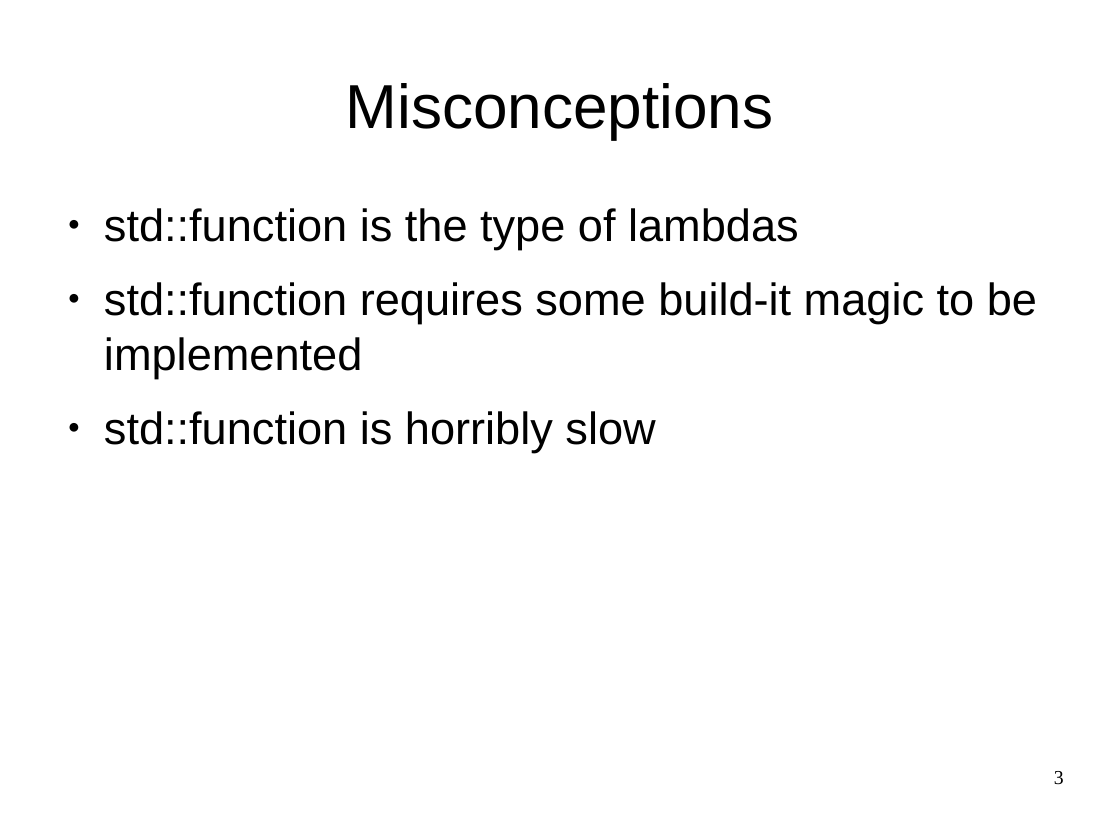
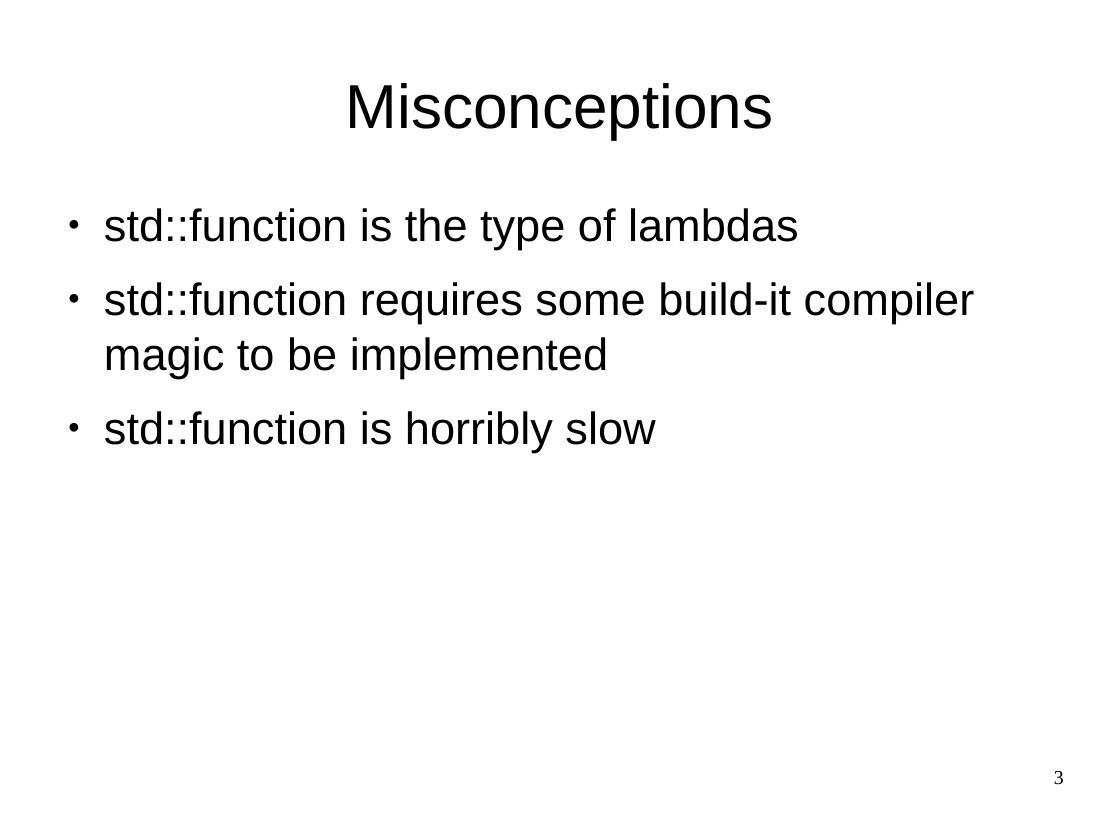
Before and after one commit to maciekgajewski/demystifying_std_function, a slide deck: slide 3 of demystifying-std-function.odp. Drawn at 1120x840 pixels with LibreOffice and Linux fonts; fonts in the diff are those of the drawing. Boxes give left, top, right and bottom in pixels: in the first picture for what was removed or moved away, otherwise in the second. Text is boxed around its words. In the diff, an @@ line names an element or a change of style, - is before the commit and + after.

```diff
--- a/demystifying-std-function.odp
+++ b/demystifying-std-function.odp
@@ text at (104,282,975,378): text changed @@
-● std::function requires some build-it magic to be implemented
+● std::function requires some build-it compiler magic to be implemented
```
Also in this commit, not shown: 9 slides added.
